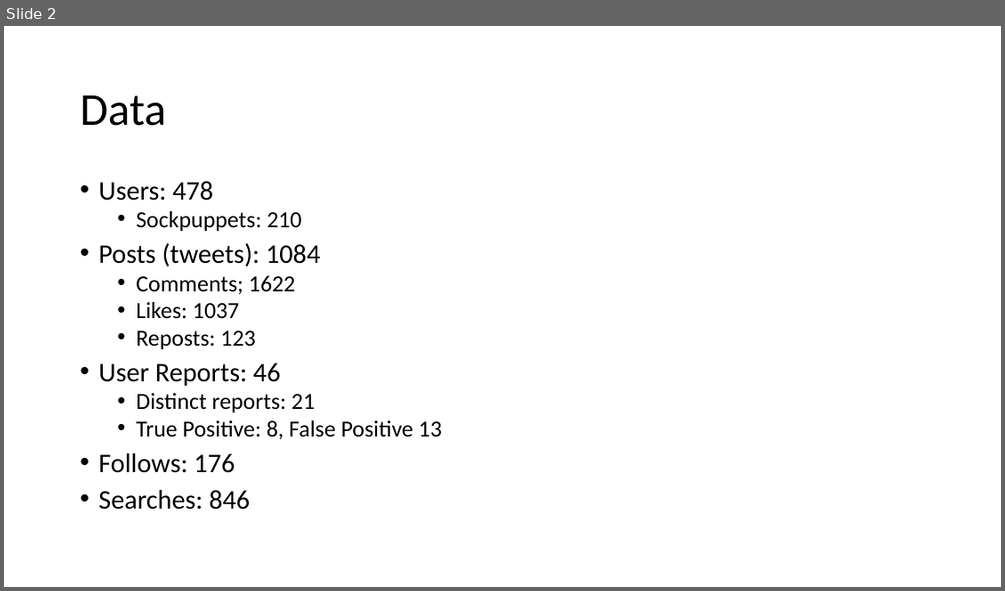
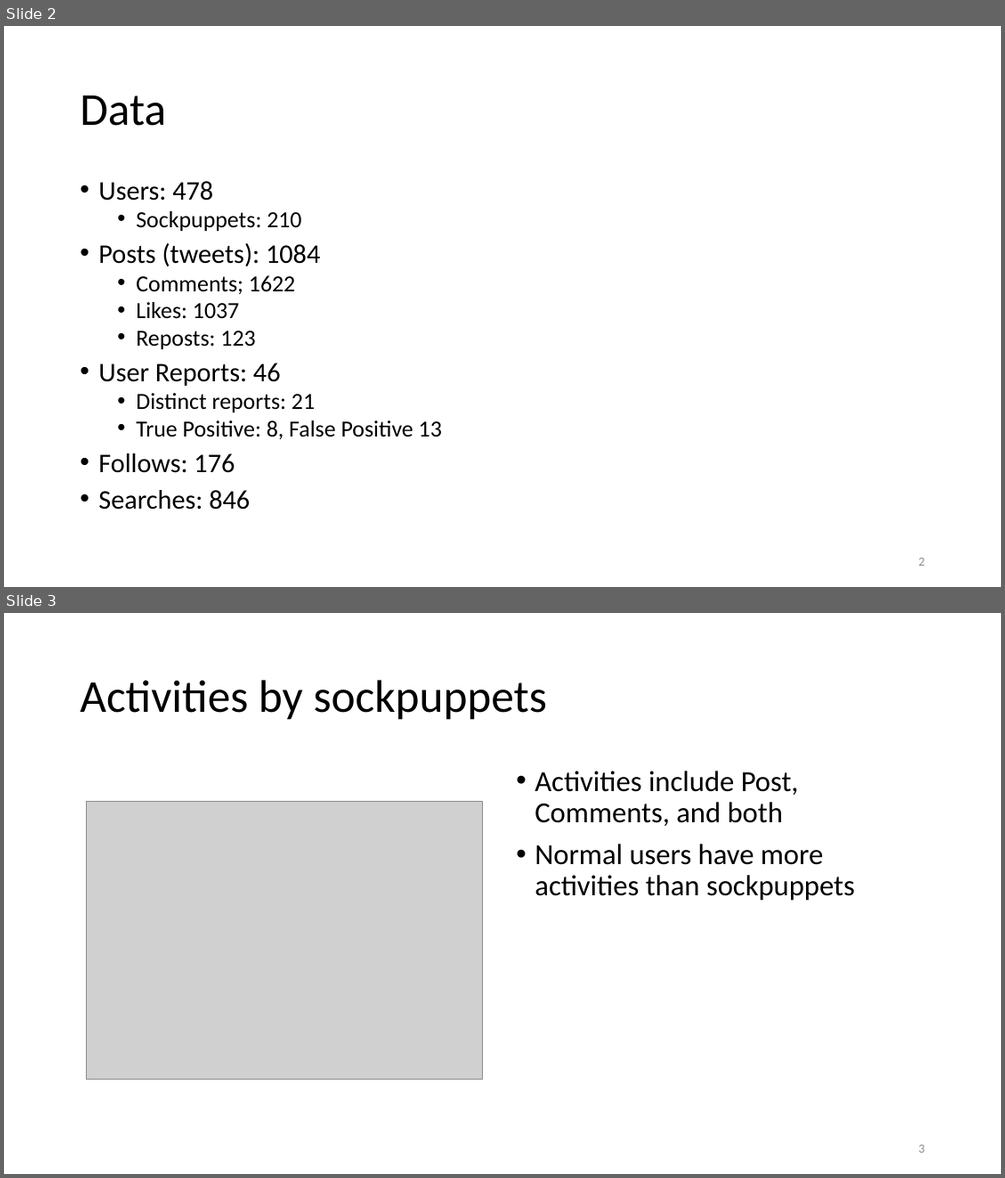
Before and after one commit to ruiliu310/dartpost-research, a slide deck: docs/dartpost.pptx. Shown one above the other, each under a label of ours: slide 2 before the commit, slides 2 and 3 after it. The pictures are 1005x591 and 1005x1178 pixels, drawn with LibreOffice and Linux fonts; fonts in the diff are those of the drawing; grey boxes stand for pictures. Boxes give left, top, right and bottom in pixels: in the first picture for what was removed or moved away, otherwise in the second. Text is boxed around its words. In the diff, an @@ line names an element or a change of style, - is before the commit and + after.

```diff
--- a/docs/dartpost.pptx
+++ b/docs/dartpost.pptx
@@ slide 3 added at <box>4,613,1001,1174</box>, background #FFFFFF @@
@@ title added at <box>80,680,547,720</box>, 44 pt, text #000000 @@
+Activities by sockpuppets
@@ text added at <box>534,771,855,900</box>, 28 pt, text #000000 @@
+• Activities include Post, Comments, and both
+• Normal users have more activities than sockpuppets
@@ picture added at <box>86,801,484,1078</box> @@
@@ page number added at <box>918,1144,924,1152</box>, 12 pt, text #8C8C8C @@
+3
@@ slide 2 changed as well @@
@@ page number added at <box>918,557,924,565</box>, 12 pt, text #8C8C8C @@
+2
```
Also in this commit, not shown: 3 other slides changed, 7 other slides added, 1 other file.
